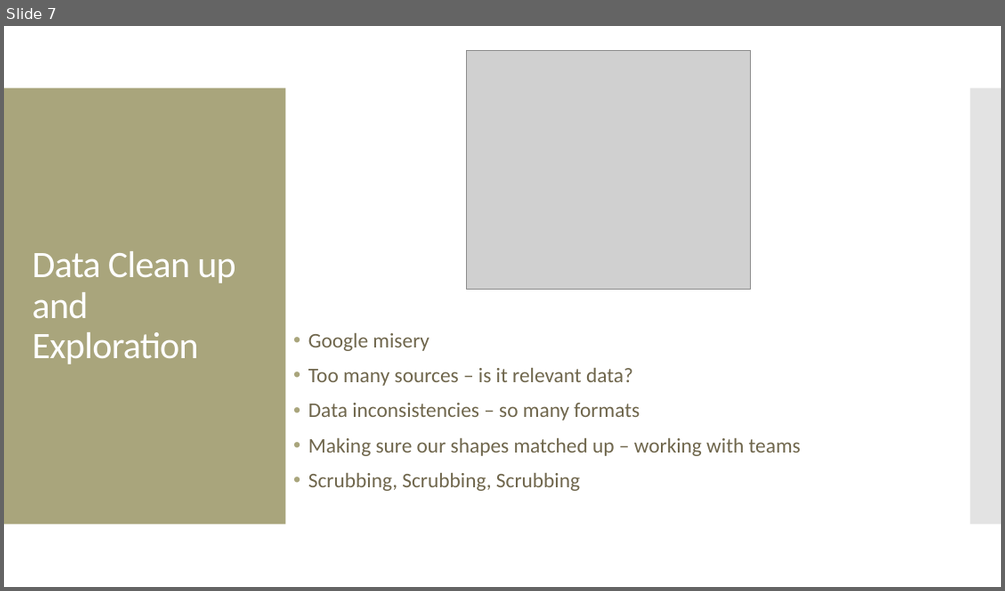
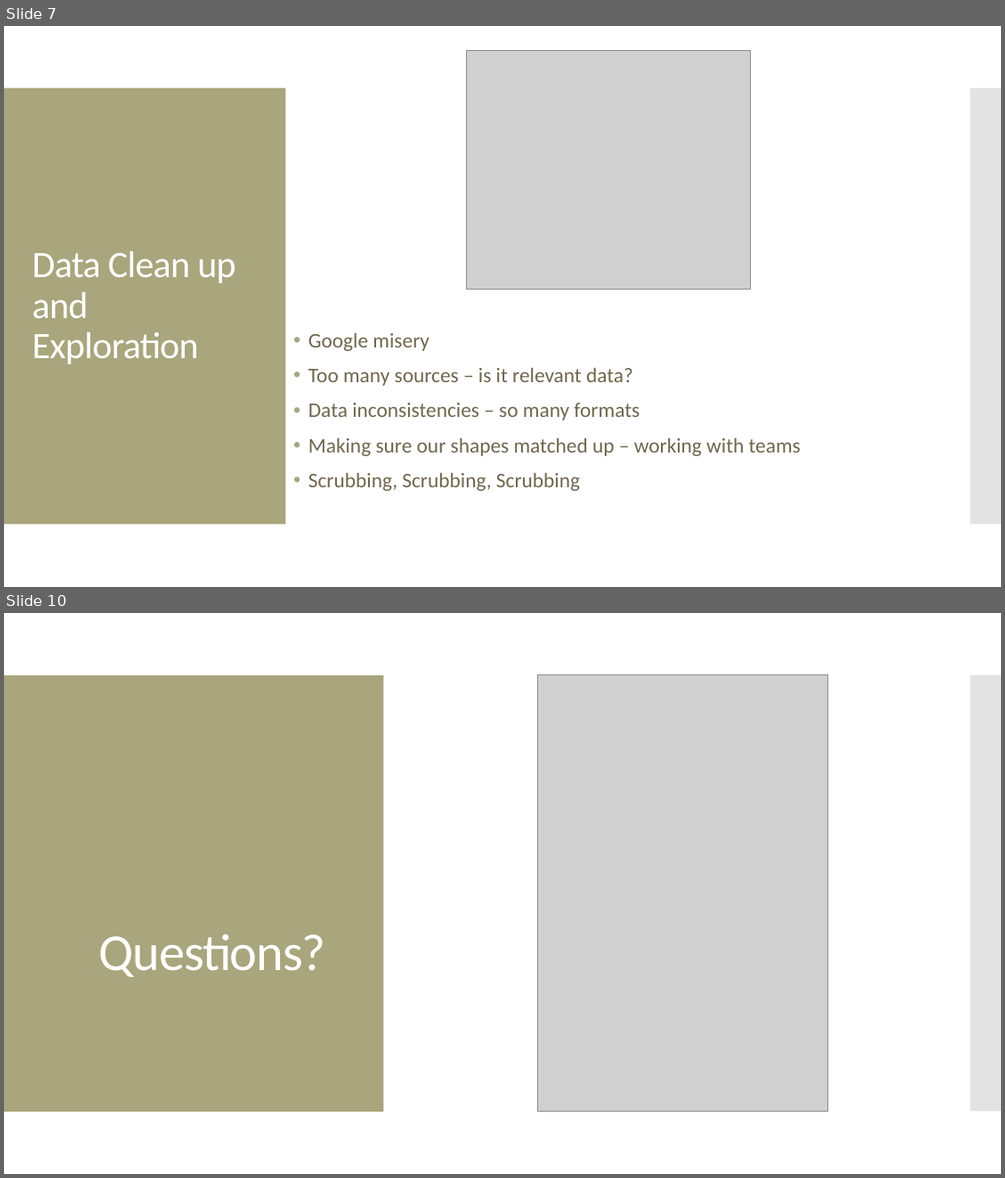
Before and after one commit to jayhjman/bootcamp-project1, a slide deck: Spring Chinook Salmon in the Portland Metro Area.pptx. Shown one above the other, each under a label of ours: slide 7 before the commit, slides 7 and 10 after it; the slides between them are not shown. The pictures are 1005x591 and 1005x1178 pixels, drawn with LibreOffice and Linux fonts; fonts in the diff are those of the drawing; grey boxes stand for pictures. Boxes give left, top, right and bottom in pixels: in the first picture for what was removed or moved away, otherwise in the second. Text is boxed around its words. In the diff, an @@ line names an element or a change of style, - is before the commit and + after.

```diff
--- a/Spring Chinook Salmon in the Portland Metro Area.pptx
+++ b/Spring Chinook Salmon in the Portland Metro Area.pptx
@@ slide 10 added at bbox=[4, 613, 1001, 1174], background #FFFFFF; not listed: 2 template elements that a slide beside it also shows @@
@@ rectangle added at bbox=[4, 613, 1001, 1174], fill #FFFFFF @@
@@ rectangle added at bbox=[4, 675, 752, 1111], fill #A9A57C @@
@@ rectangle added at bbox=[4, 675, 384, 1111], fill #A9A57C @@
@@ picture added at bbox=[538, 675, 828, 1111] @@
@@ rectangle added at bbox=[762, 675, 1001, 1111], fill #C8C8C8 at 50% opacity @@
@@ rectangle added at bbox=[971, 675, 1001, 1111], fill #C8C8C8 at 50% opacity @@
@@ title added at bbox=[99, 934, 326, 977], 50 pt, text #FFFFFF @@
+Questions?
```
Also in this commit, not shown: 4 slides changed, 1 other slide added, 2 slides removed.
